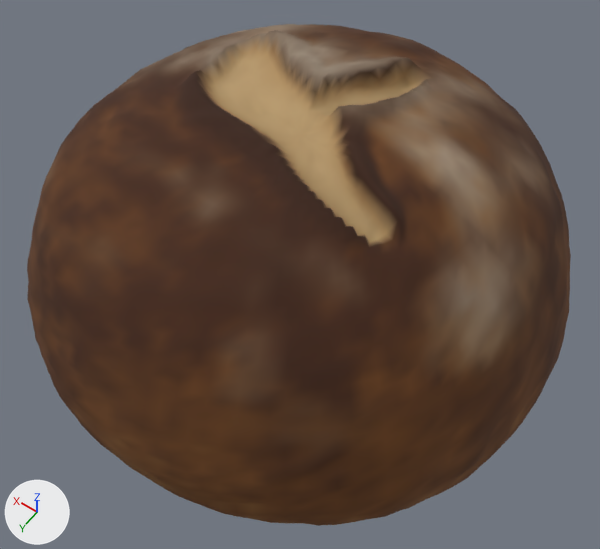
Two versions of the glTF model digitale-baeckerei/produkte-3d/roggenweck.glb, one commit apart.
Before and after are seen from a camera (50 mm lens) standing at (-0.058, 0.0816, 0.1413) and looking at (-0.0038, 0.0058, 0.0221). Every picture has the same lights, and +X, +Y and +Z are marked at lower left. The first picture is the older version. Where no turn or scale is listed for an object, it has been applied to the vertices.

In view in the first picture: 'roggenweck'.
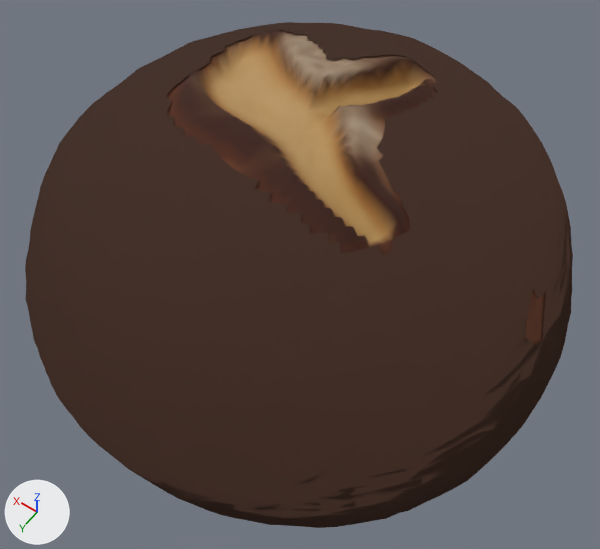
Where the newer file only moved an object's origin or applied its transform, the numbers keep the older frame.

Pixel boxes (x1, y1, x2, y2) of what changed, in the pictures (600 x 549 px):
'roggenweck', reshaped
    before: (27, 24, 571, 526)
    after: (25, 22, 573, 528)
part 1 of me_roggenweck, built on
    before: (302, 123, 321, 134)
    after: (25, 22, 573, 528)
part 2 of me_roggenweck, recoloured
    before: (27, 24, 571, 526)
    after: (166, 29, 546, 344)

What changed in the scene script:
```text
Change me_roggenweck:
    used by ob_roggenweck; location = (0.0, 0.0, 0.0275)
    remove me_roggenweck.from_pydata(...)  # 6722 vertices, 13440 faces; spans x -0.05..0.05, y -0.05..0.05, z -0.0275..0.0275
    add me_roggenweck.from_pydata(...)  # 9786 vertices, 19403 faces; spans x -0.0503..0.0503, y -0.0503..0.0503, z -0.0275..0.0275
    me_roggenweck part 1: 2 vertices moved within x -0.0012..-0.0004, y -0.0011..-0.0008, z 0.0227; 2 vertices removed from x -0.0012..-0.0005, y -0.0011..-0.0008, z 0.0227..0.0228; 3066 vertices added at x -0.0503..0.0503, y -0.0503..0.0503, z -0.0275..0.0265
    me_roggenweck part 2: 12811 kept faces spanning x -0.05..0.05, y -0.05..0.05, z -0.0275..0.0274 get new vertex colours; the middle colour goes from brown #69401c to brown #713e11
```
